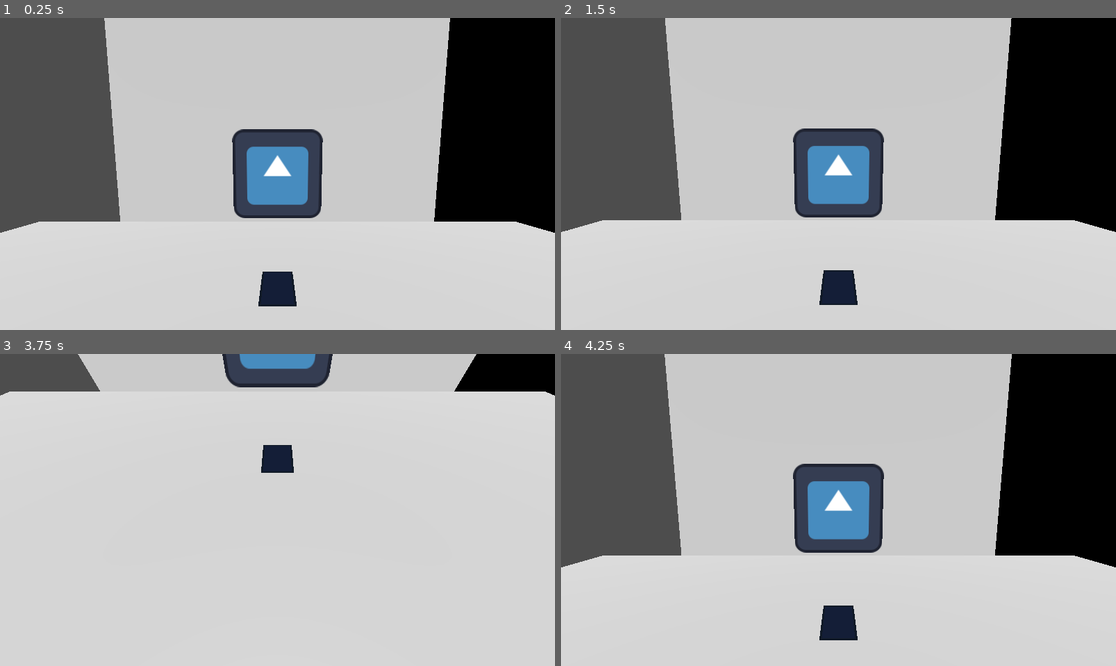
Above: before the commit, frames 1-4 (two rows, left to right).
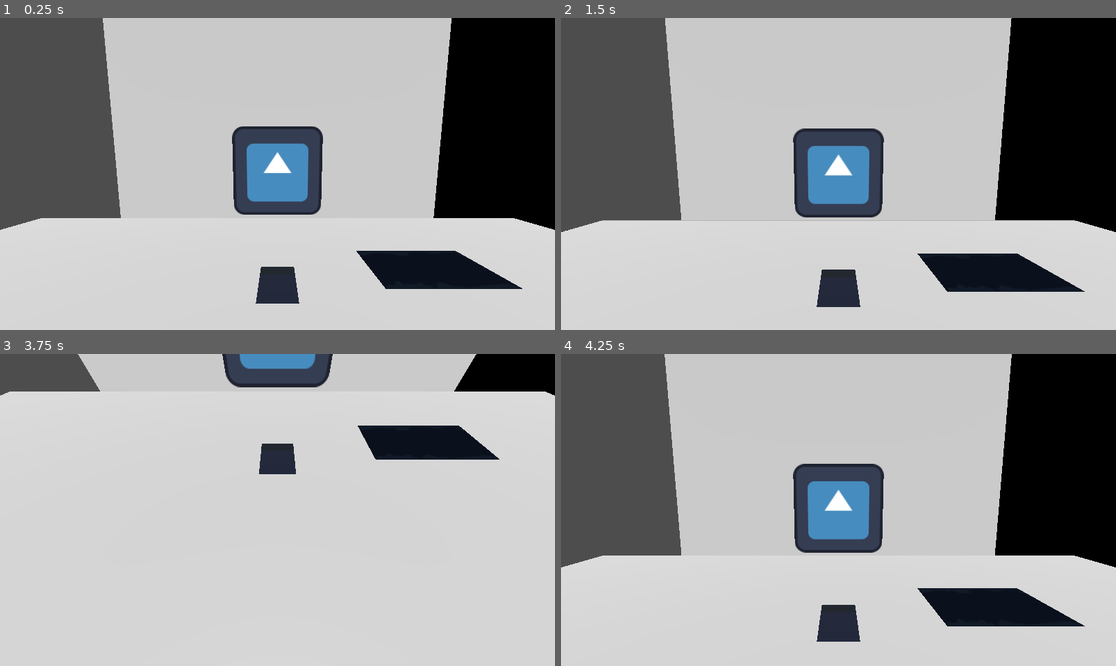
Above: after the commit, the same moments.

Repository: KiktorWania/GameOff2024
Game: Godot game, scene res://Scene/main.tscn
The game is run twice, just before and just after one commit, with the same random seed, the same clock (stepped at 60 frames per second) and the same inputs. The engine's default icon, where the game draws it, is replaced by a stand-in: a white triangle on a blue panel in a dark square.
Inputs (mouse positions are in pixels of both pictures, inside the frame that each line leads up to):
- Up to frame 1 (0.25 s): no input
- Up to frame 2 (1.5 s): move the mouse to (960, 158) at 0.52 s; click (960, 158) at 0.6 s; tap E (test) at 0.8 s; tap Enter at 1.25 s; drag from (727, 189) to (810, 236) at 1.27 s
- Up to frame 3 (3.75 s): tap Space (PutDown) at 2, 3.5 s; move the mouse to (333, 441) at 2.02 s; click (333, 441) at 2.1 s; tap E (test) at 2.3 s; tap Enter at 2.75 s; drag from (249, 572) to (111, 463) at 2.77 s; move the mouse to (444, 556) at 3.52 s; hold Space (PutDown) from 3.53 s (still down); tap R (test2) at 3.6 s; click (444, 556) at 3.67 s
- Up to frame 4 (4.25 s): keep holding Space (PutDown); tap E (test) at 3.8 s

The runs differ from the first frame. In frame 1, 4.4% of the frame differs, in the area x 0-100%, y 0-93%; in frame 2, 3.0%; in frame 3, 2.3%; in frame 4, 2.8%.

Commit message:
Day 5
Got ideas for puzzles.

More code refactor, trying to make code cleaner and reusable. Made phone draggable after picking it up. Also added 2nd test item to see how it would work, and i gotta say that Sprites3D are fucked up. Theres no easy and fast way to set ordering queue. I spent a lot of time trying to find answers but nothing work. SOOO im not changing my 2.5D aproach but rather enhancing it. From now on instead of slapping mulltiple sprites 3d on each other, im gonna slap multiple meshes with textures. Less efficient for processor, but way faster and i dont give a fuck.

Oh, also i added rest of lockscreen buttons.

Todo:
-Make draggable reusable
-start working on other screens

Diff:
--- /dev/null
+++ b/Clickable/Pickable.gd
@@ -0,0 +1,53 @@
+extends Clickable
+class_name Pickable
+
+var picked : bool = false
+var original_transform : Transform3D
+
+@export var snapPoint : Node3D
+
+@export var shape : CollisionShape3D
+@export var mainSprite : Sprite3D
+
+func _ready():
+	original_transform = transform
+	lookForMissingShape()
+
+func _process(delta):
+	super(delta)
+	if(Input.is_action_just_pressed("PutDown") and picked):
+		picked = false
+		shape.disabled = false
+
+func _physics_process(delta):
+	if picked:
+		while_picked()
+	else:
+		while_not_picked()
+
+func on_mouse_enter():
+	super()
+
+	mainSprite.hovered = true
+func on_mouse_exit():
+	super()
+
+	mainSprite.hovered = false
+
+func on_click():
+	if(!picked):
+		picked = true
+		shape.disabled = true
+
+		mainSprite.hovered = false
+
+func while_picked():
+	transform = transform.interpolate_with(snapPoint.global_transform, 0.2)
+func while_not_picked():
+	transform = transform.interpolate_with(original_transform, 0.2)
+func lookForMissingShape():
+	if shape == null:
+		for c in get_children():
+			if c is CollisionShape3D:
+				shape = c
+				break
--- /dev/null
+++ b/Items/Book/Book.tscn
@@ -0,0 +1,22 @@
+[gd_scene load_steps=5 format=3 uid="uid://dqm50rvs3v6yh"]
+
+[ext_resource type="Script" path="res://Clickable/Pickable.gd" id="1_t7gaw"]
+[ext_resource type="Texture2D" uid="uid://cxdpkuhua72lc" path="res://Sprites/wall.png" id="2_kxl0f"]
+[ext_resource type="Script" path="res://Items/Phone/PhoneSprite.gd" id="3_t1i6k"]
+
+[sub_resource type="BoxShape3D" id="BoxShape3D_tcrdk"]
+size = Vector3(1, 0.001, 1)
+
+[node name="Book" type="Area3D" node_paths=PackedStringArray("shape", "mainSprite")]
+script = ExtResource("1_t7gaw")
+shape = NodePath("CollisionShape3D")
+mainSprite = NodePath("Sprite3D")
+
+[node name="CollisionShape3D" type="CollisionShape3D" parent="."]
+shape = SubResource("BoxShape3D_tcrdk")
+
+[node name="Sprite3D" type="Sprite3D" parent="."]
+pixel_size = 0.005
+axis = 1
+texture = ExtResource("2_kxl0f")
+script = ExtResource("3_t1i6k")
--- /dev/null
+++ b/Items/Phone/DragArea.gd
@@ -0,0 +1,4 @@
+extends Clickable
+
+func _process(delta):
+	super(delta)
--- /dev/null
+++ b/Items/Phone/MeshInstance3D.gd
@@ -0,0 +1,20 @@
+extends MeshInstance3D
+class_name test
+
+#todo get rid off this shit
+
+var originalPos : Transform3D
+
+var hoveredPos : Transform3D
+var hovered = false
+
+func _ready():
+	originalPos = transform
+	hoveredPos = originalPos
+	hoveredPos.origin.y += .1
+
+func _physics_process(delta):
+	if(hovered):
+		transform = transform.interpolate_with(hoveredPos, 0.2)
+	else:
+		transform = transform.interpolate_with(originalPos, 0.2)
--- a/Phone/Screens/LockScreen/LockScreen.tscn
+++ b/Items/Phone/Screens/LockScreen/LockScreen.tscn
@@ -1,9 +1,19 @@
-[gd_scene load_steps=8 format=3 uid="uid://ct3n3qje6ctvd"]
-
-[ext_resource type="Script" path="res://Phone/Screens/LockScreen/LockScreen.gd" id="1_j0vbi"]
-[ext_resource type="Texture2D" uid="uid://dw125qvrfypee" path="res://Sprites/point-blank.png" id="2_cp0ft"]
-[ext_resource type="Texture2D" uid="uid://dhm5jdwpm1opc" path="res://Sprites/point-full.png" id="3_jap8i"]
-[ext_resource type="PackedScene" uid="uid://bxwk4morc5pmt" path="res://Phone/Widgets/Button/PhoneButton.tscn" id="4_lcjdw"]
+[gd_scene load_steps=18 format=3 uid="uid://ct3n3qje6ctvd"]
+
+[ext_resource type="Script" path="res://Items/Phone/Screens/LockScreen/LockScreen.gd" id="1_wmf2p"]
+[ext_resource type="Texture2D" uid="uid://dw125qvrfypee" path="res://Sprites/point-blank.png" id="2_uiuxt"]
+[ext_resource type="Texture2D" uid="uid://dhm5jdwpm1opc" path="res://Sprites/point-full.png" id="3_jx6yw"]
+[ext_resource type="PackedScene" uid="uid://bxwk4morc5pmt" path="res://Items/Phone/Widgets/Button/PhoneButton.tscn" id="4_prhmr"]
+[ext_resource type="Texture2D" uid="uid://k2qitpqjmab3" path="res://Sprites/0.png" id="5_r5uov"]
+[ext_resource type="Texture2D" uid="uid://cf56w5vvsq823" path="res://Sprites/1.png" id="6_bme7g"]
+[ext_resource type="Texture2D" uid="uid://bwe03rvbp0wti" path="res://Sprites/2.png" id="7_hi1xf"]
+[ext_resource type="Texture2D" uid="uid://cigx3pp4t2b2e" path="res://Sprites/3.png" id="8_fhv74"]
+[ext_resource type="Texture2D" uid="uid://c077d6h7rqy2s" path="res://Sprites/4.png" id="9_5g7d8"]
+[ext_resource type="Texture2D" uid="uid://kkj30fyl8lu6" path="res://Sprites/5.png" id="10_if1rx"]
+[ext_resource type="Texture2D" uid="uid://byglx6acegepk" path="res://Sprites/6.png" id="11_pp58j"]
+[ext_resource type="Texture2D" uid="uid://chd1jueod61q" path="res://Sprites/7.png" id="12_p1unm"]
+[ext_resource type="Texture2D" uid="uid://bdd20mxonfili" path="res://Sprites/8.png" id="13_h487p"]
+[ext_resource type="Texture2D" uid="uid://ch0l6ois54gcm" path="res://Sprites/9.png" id="14_7ejng"]
 
 [sub_resource type="Animation" id="Animation_a4xp1"]
 length = 0.001
@@ -26,10 +36,10 @@
 tracks/1/interp = 1
 tracks/1/loop_wrap = true
 tracks/1/keys = {
-"times": PackedFloat32Array(),
-"transitions": PackedFloat32Array(),
-"update": 1,
-"values": []
+"times": PackedFloat32Array(0),
+"transitions": PackedFloat32Array(1),
+"update": 1,
+"values": [ExtResource("2_uiuxt")]
 }
 tracks/2/type = "value"
 tracks/2/imported = false
@@ -50,10 +60,10 @@
 tracks/3/interp = 1
 tracks/3/loop_wrap = true
 tracks/3/keys = {
-"times": PackedFloat32Array(),
-"transitions": PackedFloat32Array(),
-"update": 1,
-"values": []
+"times": PackedFloat32Array(0),
+"transitions": PackedFloat32Array(1),
+"update": 1,
+"values": [ExtResource("2_uiuxt")]
 }
 tracks/4/type = "value"
 tracks/4/imported = false
@@ -74,10 +84,10 @@
 tracks/5/interp = 1
 tracks/5/loop_wrap = true
 tracks/5/keys = {
-"times": PackedFloat32Array(),
-"transitions": PackedFloat32Array(),
-"update": 1,
-"values": []
+"times": PackedFloat32Array(0),
+"transitions": PackedFloat32Array(1),
+"update": 1,
+"values": [ExtResource("2_uiuxt")]
 }
 tracks/6/type = "value"
 tracks/6/imported = false
@@ -98,10 +108,10 @@
 tracks/7/interp = 1
 tracks/7/loop_wrap = true
 tracks/7/keys = {
-"times": PackedFloat32Array(),
-"transitions": PackedFloat32Array(),
-"update": 1,
-"values": []
+"times": PackedFloat32Array(0),
+"transitions": PackedFloat32Array(1),
+"update": 1,
+"values": [ExtResource("2_uiuxt")]
 }
 
 [sub_resource type="Animation" id="Animation_v0paf"]
@@ -212,20 +222,58 @@
 }
 
 [node name="LockScreen" type="Node3D"]
-script = ExtResource("1_j0vbi")
-blankIcon = ExtResource("2_cp0ft")
-fullIcon = ExtResource("3_jap8i")
-
-[node name="Clickable" parent="." instance=ExtResource("4_lcjdw")]
+script = ExtResource("1_wmf2p")
+blankIcon = ExtResource("2_uiuxt")
+fullIcon = ExtResource("3_jx6yw")
+
+[node name="Clickable0" parent="." instance=ExtResource("4_prhmr")]
+transform = Transform3D(1, 0, 0, 0, 1, 0, 0, 0, 1, 0, -0.6, 0)
+customTexture = ExtResource("5_r5uov")
 customValue = "2"
 
-[node name="Clickable2" parent="." instance=ExtResource("4_lcjdw")]
-transform = Transform3D(1, 0, 0, 0, 1, 0, 0, 0, 1, 0.187114, 0, 0)
+[node name="Clickable1" parent="." instance=ExtResource("4_prhmr")]
+transform = Transform3D(1, 0, 0, 0, 1, 0, 0, 0, 1, -0.2, 0, 0)
+customTexture = ExtResource("6_bme7g")
+customValue = "1"
+
+[node name="Clickable2" parent="." instance=ExtResource("4_prhmr")]
+customTexture = ExtResource("7_hi1xf")
+customValue = "2"
+
+[node name="Clickable3" parent="." instance=ExtResource("4_prhmr")]
+transform = Transform3D(1, 0, 0, 0, 1, 0, 0, 0, 1, 0.2, 0, 0)
+customTexture = ExtResource("8_fhv74")
 customValue = "3"
 
-[node name="Clickable3" parent="." instance=ExtResource("4_lcjdw")]
-transform = Transform3D(1, 0, 0, 0, 1, 0, 0, 0, 1, -0.184342, 0, 0)
-customValue = "1"
+[node name="Clickable4" parent="." instance=ExtResource("4_prhmr")]
+transform = Transform3D(1, 0, 0, 0, 1, 0, 0, 0, 1, -0.2, -0.2, 0)
+customTexture = ExtResource("9_5g7d8")
+customValue = "4"
+
+[node name="Clickable5" parent="." instance=ExtResource("4_prhmr")]
+transform = Transform3D(1, 0, 0, 0, 1, 0, 0, 0, 1, 0, -0.2, 0)
+customTexture = ExtResource("10_if1rx")
+customValue = "5"
+
+[node name="Clickable6" parent="." instance=ExtResource("4_prhmr")]
+transform = Transform3D(1, 0, 0, 0, 1, 0, 0, 0, 1, 0.2, -0.2, 0)
+customTexture = ExtResource("11_pp58j")
+customValue = "6"
+
+[node name="Clickable7" parent="." instance=ExtResource("4_prhmr")]
+transform = Transform3D(1, 0, 0, 0, 1, 0, 0, 0, 1, -0.2, -0.4, 0)
+customTexture = ExtResource("12_p1unm")
+customValue = "7"
+
+[node name="Clickable8" parent="." instance=ExtResource("4_prhmr")]
+transform = Transform3D(1, 0, 0, 0, 1, 0, 0, 0, 1, 0, -0.4, 0)
+customTexture = ExtResource("13_h487p")
+customValue = "8"
+
+[node name="Clickable9" parent="." instance=ExtResource("4_prhmr")]
+transform = Transform3D(1, 0, 0, 0, 1, 0, 0, 0, 1, 0.2, -0.4, 0)
+customTexture = ExtResource("14_7ejng")
+customValue = "9"
 
 [node name="password" type="Node3D" parent="."]
 transform = Transform3D(1, 0, 0, 0, 1, 0, 0, 0, 1, 0, 0.163813, 0)
@@ -233,26 +281,34 @@
 [node name="Sprite3D" type="Sprite3D" parent="password"]
 transform = Transform3D(1, 0, 0, 0, 1, 0, 0, 0, 1, -0.075, 0, 0)
 pixel_size = 0.002
+no_depth_test = true
+alpha_cut = 2
 texture_filter = 0
-texture = ExtResource("2_cp0ft")
+texture = ExtResource("2_uiuxt")
 
 [node name="Sprite3D2" type="Sprite3D" parent="password"]
 transform = Transform3D(1, 0, 0, 0, 1, 0, 0, 0, 1, -0.025, 0, 0)
 pixel_size = 0.002
+no_depth_test = true
+alpha_cut = 2
 texture_filter = 0
-texture = ExtResource("2_cp0ft")
+texture = ExtResource("2_uiuxt")
 
 [node name="Sprite3D3" type="Sprite3D" parent="password"]
 transform = Transform3D(1, 0, 0, 0, 1, 0, 0, 0, 1, 0.025, 0, 0)
 pixel_size = 0.002
+no_depth_test = true
+alpha_cut = 2
 texture_filter = 0
-texture = ExtResource("2_cp0ft")
+texture = ExtResource("2_uiuxt")
 
 [node name="Sprite3D4" type="Sprite3D" parent="password"]
 transform = Transform3D(1, 0, 0, 0, 1, 0, 0, 0, 1, 0.075, 0, 0)
 pixel_size = 0.002
+no_depth_test = true
+alpha_cut = 2
 texture_filter = 0
-texture = ExtResource("2_cp0ft")
+texture = ExtResource("2_uiuxt")
 
 [node name="AnimationPlayer" type="AnimationPlayer" parent="password"]
 libraries = {
--- a/Phone/Widgets/Button/PhoneButton.tscn
+++ b/Items/Phone/Widgets/Button/PhoneButton.tscn
@@ -1,17 +1,19 @@
 [gd_scene load_steps=4 format=3 uid="uid://bxwk4morc5pmt"]
 
-[ext_resource type="Script" path="res://Phone/Widgets/Button/PhoneButton.gd" id="1_elyul"]
-[ext_resource type="Texture2D" uid="uid://cf56w5vvsq823" path="res://Sprites/1.png" id="2_tyhrp"]
+[ext_resource type="Script" path="res://Items/Phone/Widgets/Button/PhoneButton.gd" id="1_0180i"]
+[ext_resource type="Texture2D" uid="uid://cf56w5vvsq823" path="res://Sprites/1.png" id="2_08xp1"]
 
 [sub_resource type="BoxShape3D" id="BoxShape3D_urjhg"]
 size = Vector3(0.163086, 0.166016, 0.0263672)
 
 [node name="Button" type="Area3D"]
-script = ExtResource("1_elyul")
+script = ExtResource("1_0180i")
 
 [node name="CollisionShape3D" type="CollisionShape3D" parent="."]
 shape = SubResource("BoxShape3D_urjhg")
 
 [node name="Sprite3D" type="Sprite3D" parent="."]
+pixel_size = 0.003
+no_depth_test = true
 texture_filter = 0
-texture = ExtResource("2_tyhrp")
+texture = ExtResource("2_08xp1")
--- /dev/null
+++ b/Items/Phone/phone.tscn
@@ -0,0 +1,135 @@
+[gd_scene load_steps=11 format=3 uid="uid://b34u7h77nhjyj"]
+
+[ext_resource type="Texture2D" uid="uid://dek4y1whtf1mq" path="res://Sprites/phone.png" id="1_pqp6l"]
+[ext_resource type="Script" path="res://Items/Phone/PhoneSprite.gd" id="3_1sy8b"]
+[ext_resource type="Script" path="res://Items/Phone/DragArea.gd" id="4_dc1l6"]
+[ext_resource type="Script" path="res://Items/Phone/MeshInstance3D.gd" id="5_fn8mv"]
+[ext_resource type="PackedScene" uid="uid://ct3n3qje6ctvd" path="res://Items/Phone/Screens/LockScreen/LockScreen.tscn" id="5_hypep"]
+
+[sub_resource type="GDScript" id="GDScript_8ra0b"]
+script/source = "extends Pickable
+class_name PickableItem
+
+@onready var dragableArea : Clickable = $DragArea
+var dragDst
+var dir : Vector3
+var dragging
+var newPos : Vector3
+var dragged = false
+
+@onready var mesh : test = $MeshInstance3D
+
+@onready var screen = $LockScreen
+signal on_pick
+
+func _ready():
+	original_transform = transform
+
+func _process(delta):
+	super(delta)
+	mesh.hovered = focus
+	screen.visible = picked
+	if(Input.is_action_just_pressed(\"PutDown\") and picked):
+		picked = false
+		shape.disabled = false
+
+func while_picked():
+	if(dragging):
+		dragged = true
+		dragableArea.scale = Vector3(10, 1, 10)
+		var newTrans = transform
+		newTrans.origin = newPos
+		print(newTrans.origin)
+		transform = transform.interpolate_with(newTrans, 0.2)
+	elif !dragged:
+		transform = transform.interpolate_with(snapPoint.global_transform, 0.2)
+	else:
+		dragableArea.scale = Vector3(1, 1, 1)
+
+func while_not_picked():
+	dragged = false
+	transform = transform.interpolate_with(original_transform, 0.2)
+
+func _input(event):
+	var mouse = get_viewport().get_mouse_position()
+	var m = Vector3(mouse.x, mouse.y, position.z)
+
+	var space_state = get_world_3d().direct_space_state
+
+	var mouse_pos = get_viewport().get_mouse_position()
+	var ray_origin = get_viewport().get_camera_3d().project_ray_origin(mouse)
+	var ray_end = ray_origin + get_viewport().get_camera_3d().project_ray_normal(mouse) * 2000
+
+	var params = PhysicsRayQueryParameters3D.new()
+	params.from = ray_origin
+	params.to = ray_end
+	params.collide_with_areas = true
+
+	var intersection = space_state.intersect_ray(params)
+	if(!intersection.is_empty()):
+		var pos = intersection.get(\"position\")
+		m = Vector3(pos.x, pos.y, position.z)
+
+
+	if(event is InputEventMouseButton):
+		if event.is_pressed() and dragableArea.focus:
+			dragDst = position.distance_to(m)
+			dir = (m - position).normalized()
+			dragging = true
+			newPos = m - dragDst * dir
+		else:
+			dragging = false
+	elif (event is InputEventMouseMotion):
+		if dragging:
+			newPos = m - dragDst * dir
+
+"
+
+[sub_resource type="BoxShape3D" id="BoxShape3D_lwdjt"]
+size = Vector3(0.178711, 0.0136719, 0.267578)
+
+[sub_resource type="BoxShape3D" id="BoxShape3D_8056g"]
+size = Vector3(0.174, 0, 0.25)
+
+[sub_resource type="StandardMaterial3D" id="StandardMaterial3D_3j4u0"]
+albedo_texture = ExtResource("1_pqp6l")
+
+[sub_resource type="BoxMesh" id="BoxMesh_0hms0"]
+size = Vector3(0.18, 0, 0.27)
+
+[node name="ItemBody" type="Area3D" node_paths=PackedStringArray("shape", "mainSprite")]
+script = SubResource("GDScript_8ra0b")
+shape = NodePath("shape")
+mainSprite = NodePath("ItemSprite")
+
+[node name="shape" type="CollisionShape3D" parent="."]
+transform = Transform3D(1, 0, 0, 0, 1, 0, 0, 0, 1, 0, 0.0213192, 0.0128326)
+shape = SubResource("BoxShape3D_lwdjt")
+
+[node name="LockScreen" parent="." instance=ExtResource("5_hypep")]
+transform = Transform3D(0.2, 0, 0, 0, -8.74228e-09, 0.2, 0, -0.2, -8.74228e-09, 0, 0, -0.0365798)
+
+[node name="ItemSprite" type="Sprite3D" parent="."]
+visible = false
+axis = 1
+double_sided = false
+no_depth_test = true
+texture_filter = 0
+render_priority = -1
+texture = ExtResource("1_pqp6l")
+script = ExtResource("3_1sy8b")
+
+[node name="DragArea" type="Area3D" parent="."]
+transform = Transform3D(1, 0, 0, 0, 1, 0, 0, 0, 1, 0, -0.01, 0)
+script = ExtResource("4_dc1l6")
+
+[node name="CollisionShape3D" type="CollisionShape3D" parent="DragArea"]
+transform = Transform3D(1, 0, 0, 0, 1, 0, 0, 0, 1, 0, 0.00300601, 0.00362223)
+shape = SubResource("BoxShape3D_8056g")
+
+[node name="MeshInstance3D" type="MeshInstance3D" parent="."]
+material_override = SubResource("StandardMaterial3D_3j4u0")
+mesh = SubResource("BoxMesh_0hms0")
+script = ExtResource("5_fn8mv")
+
+[connection signal="mouse_entered" from="." to="." method="_on_mouse_entered"]
--- a/Phone/phone.tscn
+++ /dev/null
@@ -1,71 +0,0 @@
-[gd_scene load_steps=6 format=3 uid="uid://b34u7h77nhjyj"]
-
-[ext_resource type="Texture2D" uid="uid://dek4y1whtf1mq" path="res://Sprites/phone.png" id="1_pqp6l"]
-[ext_resource type="Script" path="res://Phone/PhoneSprite.gd" id="3_1sy8b"]
-[ext_resource type="PackedScene" uid="uid://ct3n3qje6ctvd" path="res://Phone/Screens/LockScreen/LockScreen.tscn" id="5_hypep"]
-
-[sub_resource type="GDScript" id="GDScript_8ra0b"]
-script/source = "extends Clickable
-
-var picked = false
-
-var original_transform : Transform3D
-@export var camera : Camera3D
-
-@onready var sprite : ItemSprite = $ItemSprite
-@onready var shape : CollisionShape3D = $shape
-@onready var screen = $LockScreen
-
-@export var snapPoint : Node3D
-
-signal on_pick
-
-func _ready():
-	original_transform = transform
-
-func _process(delta):
-	super(delta)
-	if(Input.is_action_just_pressed(\"PutDown\") and picked):
-		picked = false
-		shape.disabled = false
-
-func _physics_process(delta):
-	screen.visible = picked
-
-	if(picked):
-		transform = transform.interpolate_with(snapPoint.global_transform, 0.2)
-	if(!picked):
-		transform = transform.interpolate_with(original_transform, 0.2)
-
-func on_mouse_enter():
-	super()
-	sprite.hovered = true
-func on_mouse_exit():
-	super()
-	sprite.hovered = false
-
-func on_click():
-	if(!picked):
-		picked = true
-		shape.disabled = true
-		sprite.hovered = false
-"
-
-[sub_resource type="BoxShape3D" id="BoxShape3D_lwdjt"]
-size = Vector3(0.178711, 0.0136719, 0.267578)
-
-[node name="ItemBody" type="Area3D"]
-script = SubResource("GDScript_8ra0b")
-
-[node name="shape" type="CollisionShape3D" parent="."]
-transform = Transform3D(1, 0, 0, 0, 1, 0, 0, 0, 1, 0, 0.0213192, 0.0128326)
-shape = SubResource("BoxShape3D_lwdjt")
-
-[node name="ItemSprite" type="Sprite3D" parent="."]
-axis = 1
-texture_filter = 0
-texture = ExtResource("1_pqp6l")
-script = ExtResource("3_1sy8b")
-
-[node name="LockScreen" parent="." instance=ExtResource("5_hypep")]
-transform = Transform3D(0.23, 0, 0, 0, -1.00536e-08, 0.23, 0, -0.23, -1.00536e-08, 0, 0.0139449, 0)
--- a/Scene/CameraControler.gd
+++ b/Scene/CameraControler.gd
@@ -38,6 +38,9 @@
 			focusedClickable = clicked
 			focusedClickable.on_mouse_enter()
 	else:
-		if(focusedClickable != null):
-			focusedClickable.on_mouse_exit()
-			focusedClickable = null
+		clearFocus()
+
+func clearFocus():
+	if(focusedClickable != null):
+		focusedClickable.on_mouse_exit()
+		focusedClickable = null
--- a/Scene/main.tscn
+++ b/Scene/main.tscn
@@ -1,20 +1,22 @@
-[gd_scene load_steps=5 format=3 uid="uid://oqtnkt6n75vt"]
+[gd_scene load_steps=6 format=3 uid="uid://oqtnkt6n75vt"]
 
 [ext_resource type="Script" path="res://Scene/CameraControler.gd" id="1_kjgms"]
 [ext_resource type="PackedScene" uid="uid://nhhgtdnwhilf" path="res://Scene/Models/scena.glb" id="2_okfnv"]
 [ext_resource type="Texture2D" uid="uid://cp27pqrdq5d1o" path="res://icon.svg" id="3_hrbna"]
-[ext_resource type="PackedScene" uid="uid://b34u7h77nhjyj" path="res://Phone/phone.tscn" id="4_4wpfb"]
+[ext_resource type="PackedScene" uid="uid://b34u7h77nhjyj" path="res://Items/Phone/phone.tscn" id="4_4wpfb"]
+[ext_resource type="PackedScene" uid="uid://dqm50rvs3v6yh" path="res://Items/Book/Book.tscn" id="5_gnyox"]
 
 [node name="GameManager" type="Node3D"]
 
 [node name="Camera3D" type="Camera3D" parent="." node_paths=PackedStringArray("tableNode", "personNode")]
-transform = Transform3D(1, 0, 0, 0, 1, 0, 0, 0, 1, 0, 2, 0.911009)
+transform = Transform3D(1, 0, 0, 0, 0.909585, 0.415519, 0, -0.415519, 0.909585, 0, 2, 0.911009)
+near = 0.001
 script = ExtResource("1_kjgms")
 tableNode = NodePath("../Room/CameraSnapPoint")
 personNode = NodePath("../Room/Sprite3D")
 
 [node name="ItemSnapPoint" type="Node3D" parent="Camera3D"]
-transform = Transform3D(1, 0, 0, 0, -4.37114e-08, -1, 0, 1, -4.37114e-08, 0, 0, -0.3)
+transform = Transform3D(1, 0, 0, 0, -4.37114e-08, -1, 0, 1, -4.37114e-08, 0, 0, -0.24)
 
 [node name="Room" type="Node3D" parent="."]
 
@@ -23,14 +25,18 @@
 
 [node name="Sprite3D" type="Sprite3D" parent="Room"]
 transform = Transform3D(1, 0, 0, 0, 1, 0, 0, 0, 1, 0, 1.7, -2)
+render_priority = -128
 texture = ExtResource("3_hrbna")
 
 [node name="CameraSnapPoint" type="Node3D" parent="Room"]
 transform = Transform3D(1, 0, 0, 0, 1, 0, 0, 0, 1, 0, 1.33498, 0.53507)
 
-[node name="ItemBody" parent="Room" node_paths=PackedStringArray("camera", "snapPoint") instance=ExtResource("4_4wpfb")]
-transform = Transform3D(1, 0, 0, 0, 1, 0, 0, 0, 1, 0, 1.37366, 0)
-camera = NodePath("../../Camera3D")
+[node name="ItemBody" parent="Room" node_paths=PackedStringArray("snapPoint") instance=ExtResource("4_4wpfb")]
+transform = Transform3D(1, 0, 0, 0, 1, 0, 0, 0, 1, 0, 1.37, 0)
+snapPoint = NodePath("../../Camera3D/ItemSnapPoint")
+
+[node name="Book" parent="Room" node_paths=PackedStringArray("snapPoint") instance=ExtResource("5_gnyox")]
+transform = Transform3D(1, 0, 0, 0, 1, 0, 0, 0, 1, 0.825, 1.36, -0.15)
 snapPoint = NodePath("../../Camera3D/ItemSnapPoint")
 
 [node name="DirectionalLight3D" type="DirectionalLight3D" parent="."]
Renamed: Phone/PhoneSprite.gd -> Items/Phone/PhoneSprite.gd
Renamed: Phone/Screens/LockScreen/LockScreen.gd -> Items/Phone/Screens/LockScreen/LockScreen.gd
Not shown: 4 places in Items/Phone/Screens/LockScreen/LockScreen.tscn that only renumber resources
Renamed: Phone/Widgets/Button/PhoneButton.gd -> Items/Phone/Widgets/Button/PhoneButton.gd
Binary file added: Sprites/0.png
Not shown, added: Sprites/0.png.import
Binary file changed: Sprites/1.png
Binary file added: Sprites/2.png
Not shown, added: Sprites/2.png.import
Binary file added: Sprites/3.png
Not shown, added: Sprites/3.png.import
Binary file added: Sprites/4.png
(and 14 more such lines)
